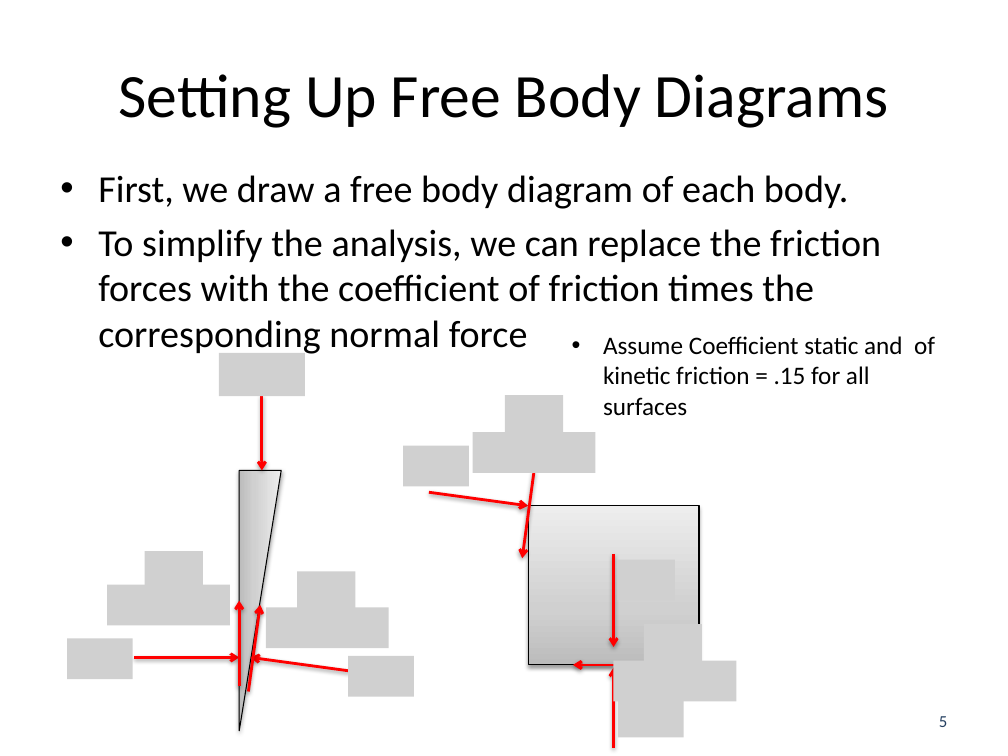
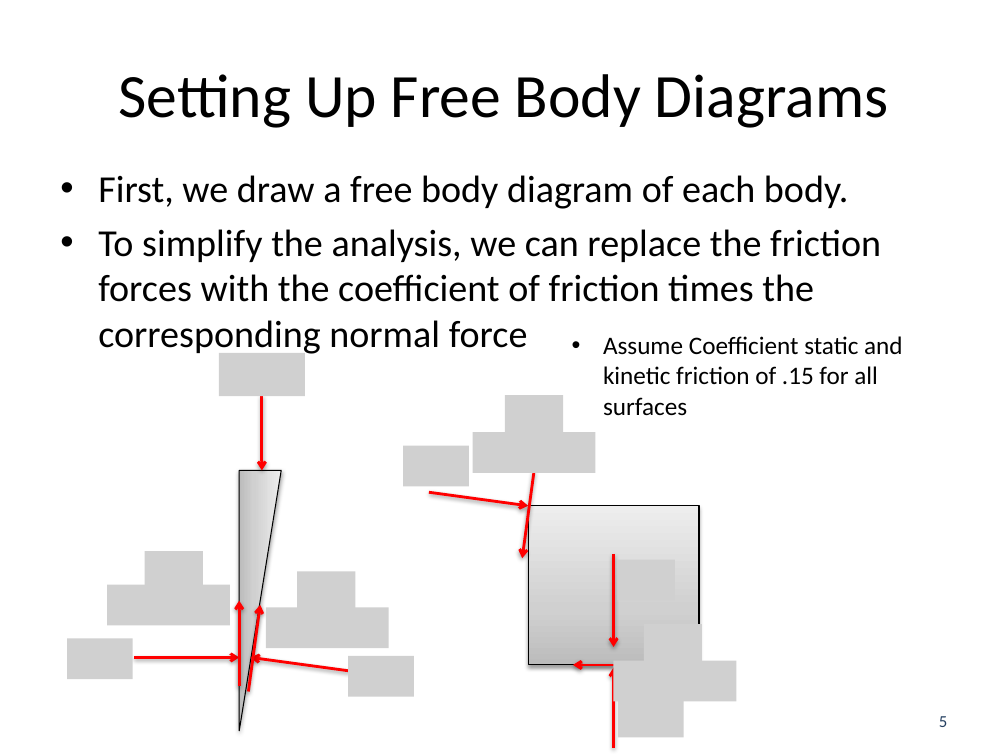
Before and after one commit to JacobMoore/mechanics_textbook, a slide deck: slide 5 of Lecture Slides/VideoLectureSlides/7.3.pptx. Drawn at 1008x756 pixels with LibreOffice and Linux fonts; fonts in the diff are those of the drawing; grey boxes stand for pictures. Boxes give left, top, right and bottom in pixels: in the first picture for what was removed or moved away, otherwise in the second. Text is boxed around its words. In the diff, an @@ line names an element or a change of style, - is before the commit and + after.

```diff
--- a/Lecture Slides/VideoLectureSlides/7.3.pptx
+++ b/Lecture Slides/VideoLectureSlides/7.3.pptx
@@ text at bbox=[603, 336, 903, 416]: text changed @@
-• Assume Coefficient static and of kinetic friction = .15 for all surfaces
+• Assume Coefficient static and kinetic friction of .15 for all surfaces
```
Also in this commit, not shown: 23 other files.
